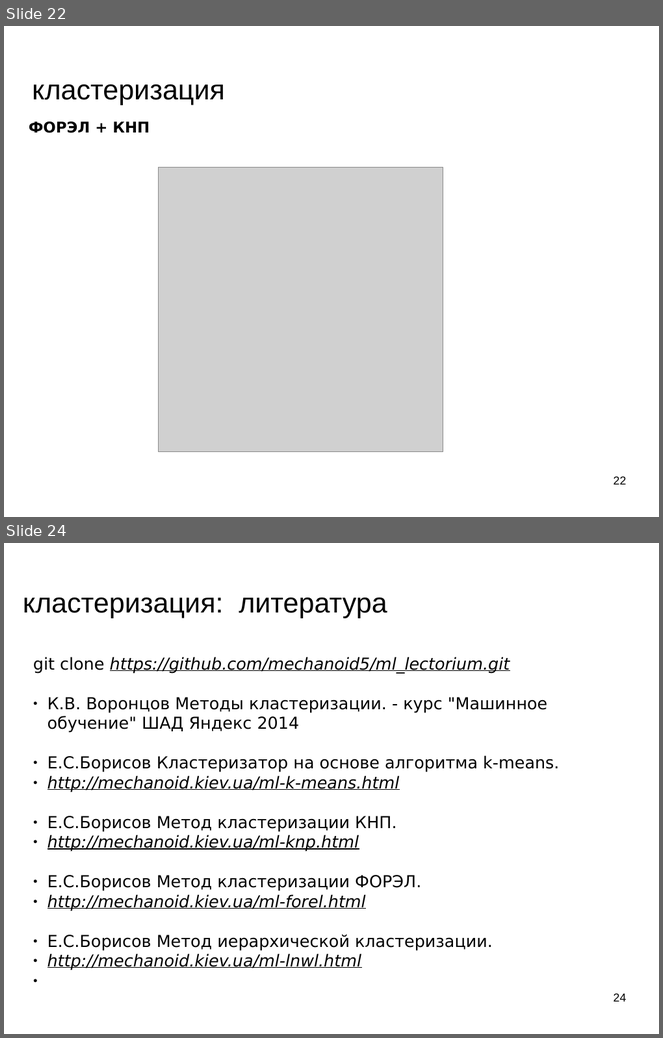
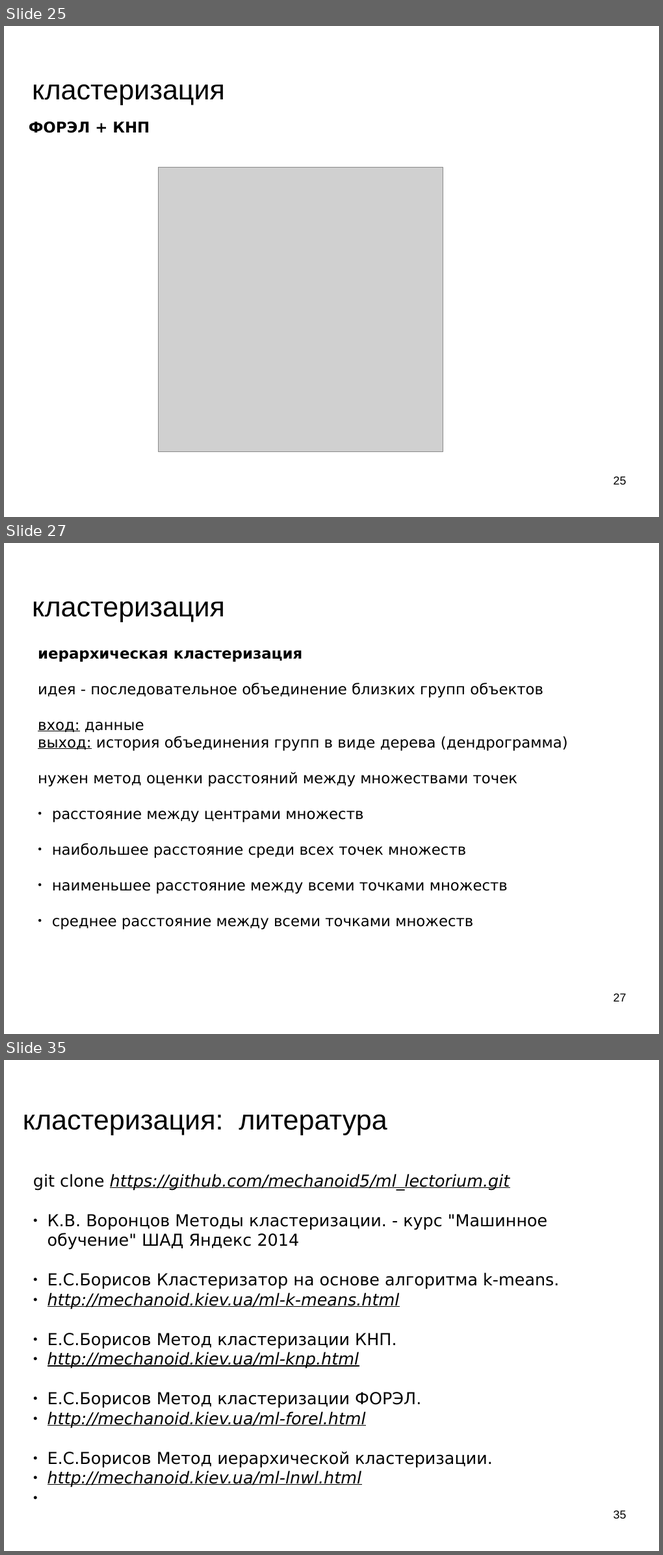
Before and after one commit to mechanoid5/ml_lectorium_legacy, a slide deck: 07-cluster.odp. Shown one above the other, each under a label of ours: slides 22 and 24 before the commit, slides 25, 27 and 35 after it; the slides between them are not shown. The pictures are 663x1038 and 663x1555 pixels, drawn with LibreOffice and Linux fonts; fonts in the diff are those of the drawing; grey boxes stand for pictures; background and template pictures are left out. Boxes give left, top, right and bottom in pixels: in the first picture for what was removed or moved away, otherwise in the second. Text is boxed around its words. In the diff, an @@ line names an element or a change of style, - is before the commit and + after.

```diff
--- a/07-cluster.odp
+++ b/07-cluster.odp
@@ slide 27 added at <box>4,543,659,1034</box>, background picture (left out) @@
@@ title added at <box>32,601,225,622</box>, 33.9 pt, text #000000 @@
+кластеризация
@@ text added at <box>38,650,568,930</box>, 18 pt, text #000000 @@
+иерархическая кластеризация
+идея - последовательное объединение близких групп объектов
+вход: данные
+выход: история объединения групп в виде дерева (дендрограмма)
+нужен метод оценки расстояний между множествами точек
+● расстояние между центрами множеств
+● наибольшее расстояние среди всех точек множеств
+● наименьшее расстояние между всеми точками множеств
+● среднее расстояние между всеми точками множеств
@@ page number added at <box>614,993,627,1002</box>, 14 pt, text #000000 @@
+27
@@ what was slide 22 is now slide 25 @@
@@ page number at <box>614,476,627,485</box>: text changed @@
-22
+25
@@ what was slide 24 is now slide 35 @@
@@ page number at <box>614,1510,627,1519</box>: text changed @@
-24
+35
```
Also in this commit, not shown: 6 slides changed, 11 other slides added, 1 slide removed, 6 other files.
